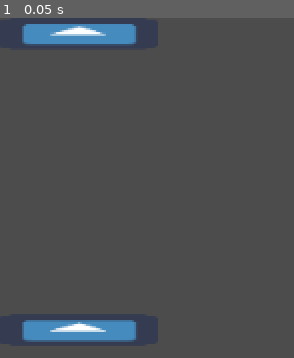
Above: before the commit, frame 1.
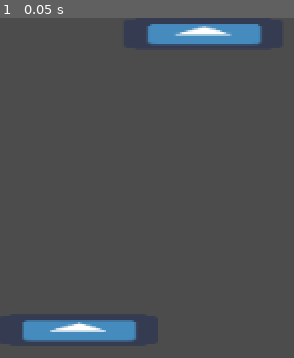
Above: after the commit, the same moment.

Repository: LDiazN/portal_breaker
Game: Godot game, scene res://Racket/test.tscn
Two runs of this game, one before a commit and one after it. Both use one fixed random seed, a clock stepped at 60 frames per second and the inputs below. The project has no main scene, so this scene is started directly. The engine's default icon, where the game draws it, is replaced by a stand-in: a white triangle on a blue panel in a dark square.
Inputs:
- Up to frame 1 (0.05 s): no input

The runs differ from the first frame. In frame 1, 4.9% of the frame differs, in the area x 7-90%, y 1-9%.

Commit message:
Ball TP to correct x position

Diff:
--- a/portal_brick/Racket/Racket.gd
+++ b/portal_brick/Racket/Racket.gd
@@ -1,3 +1,4 @@
 extends Node2D
 
 export var _linkedToPath: NodePath;
+export var _isTopOne: bool;
--- a/portal_brick/Racket/Racket.tscn
+++ b/portal_brick/Racket/Racket.tscn
@@ -9,13 +9,12 @@
 extents = Vector2( 50.2152, 10 )
 
 [node name="Racket" type="Node2D"]
-position = Vector2( 200, 110 )
 script = ExtResource( 1 )
 
 [node name="Movement System" type="Node2D" parent="."]
 script = ExtResource( 2 )
-isTop = true
 _speed = 100.0
+playAreaOrigin = Vector2( 0, 0 )
 
 [node name="Sprite" type="Sprite" parent="."]
 scale = Vector2( 1.60495, 0.299832 )
--- a/portal_brick/Racket/RacketMovement.gd
+++ b/portal_brick/Racket/RacketMovement.gd
@@ -1,7 +1,7 @@
 extends Node2D;
 
 # Is the top player racket or the bottom one?
-export var isTop: bool = false;
+var isTop: bool = false;
 
 var isActive : bool = true;
 
@@ -20,7 +20,7 @@
 
 # Called when the node enters the scene tree for the first time.
 func _ready():
-	pass # Replace with function body.
+	isTop = get_parent()._isTopOne;
 
 func _process(delta):
 	if (!isActive):
--- a/portal_brick/Racket/TPArea.gd
+++ b/portal_brick/Racket/TPArea.gd
@@ -13,5 +13,5 @@
 	if (!_isActive):
 		return;
 	if (_linkedPortal != null):
-		# var enterVel : Vector2 = body.linear_velocity;
-		body.global_position = _linkedPortal.global_position
+		var diff : float = (body.global_position.x - global_position.x);
+		body.global_position = _linkedPortal.global_position + Vector2.RIGHT * diff;
--- a/portal_brick/Racket/TestKiBall.gd
+++ b/portal_brick/Racket/TestKiBall.gd
@@ -9,4 +9,4 @@
 	pass # Replace with function body.
 
 func _physics_process(delta):
-	global_position += Vector2.DOWN * 9.8;
+	global_position += Vector2.DOWN * 4;
--- a/portal_brick/Racket/test.tscn
+++ b/portal_brick/Racket/test.tscn
@@ -2,8 +2,6 @@
 
 [ext_resource path="res://Racket/Racket.tscn" type="PackedScene" id=1]
 [ext_resource path="res://Racket/TestKiBall.gd" type="Script" id=2]
-
-
 
 [sub_resource type="CircleShape2D" id=1]
 
@@ -12,12 +10,13 @@
 [node name="Racket" parent="." instance=ExtResource( 1 )]
 position = Vector2( 50, 200 )
 _linkedToPath = NodePath("../Racket2")
+_isTopOne = true
 
 [node name="Racket2" parent="." instance=ExtResource( 1 )]
-position = Vector2( 50, 10 )
+position = Vector2( 130, 10 )
 
 [node name="KinematicBody2D" type="KinematicBody2D" parent="."]
-position = Vector2( 50, 80 )
+position = Vector2( 90, 110 )
 script = ExtResource( 2 )
 
 [node name="CollisionShape2D" type="CollisionShape2D" parent="KinematicBody2D"]
